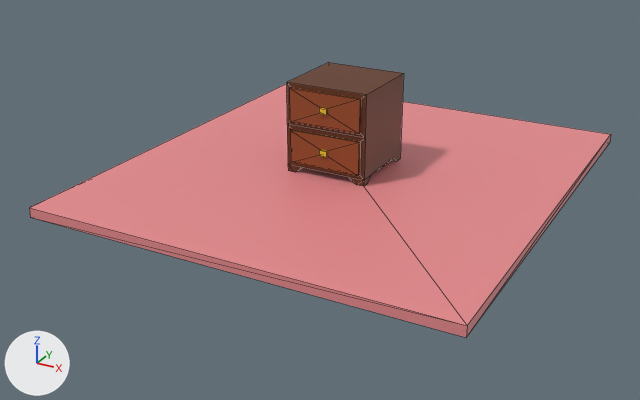
What one commit did to the FBX model src/assets/models/untitled_uv.fbx.
Camera for both pictures: a camera (50 mm lens) standing at (8.42, -17.7, 7.68) and looking at (-0.77, -0.98, -0.68). Every picture has the same lights, and +X, +Y and +Z are marked at lower left. Mesh edges are drawn as thin lines. Where no turn or scale is listed for an object, it has been applied to the vertices.

The older version as bpy lines, for what is in view:
```python
me_drawer = bpy.data.meshes.new('Drawer')
me_drawer.from_pydata(...)  # 76 vertices, 69 faces; spans x -1.65..0.35, y -1.07..1.05, z -0.12..2.03
me_drawer.materials.append(mat_drawer_mat)  # picture img_drawer_mat_base_color_png
me_ground = bpy.data.meshes.new('Ground')
me_ground.from_pydata(...)  # a box spanning x -5.42..4.47, y -5.47..5.36, z -0.35..-0.12
me_ground.materials.append(mat_material_001)  # pink #e78b8e
ob_drawer = bpy.data.objects.new('Drawer', me_drawer)
ob_drawer.location = (0.0, 0.0, 0.0)
ob_ground = bpy.data.objects.new('Ground', me_ground)
ob_ground.location = (0.0, 0.0, 0.0)
```
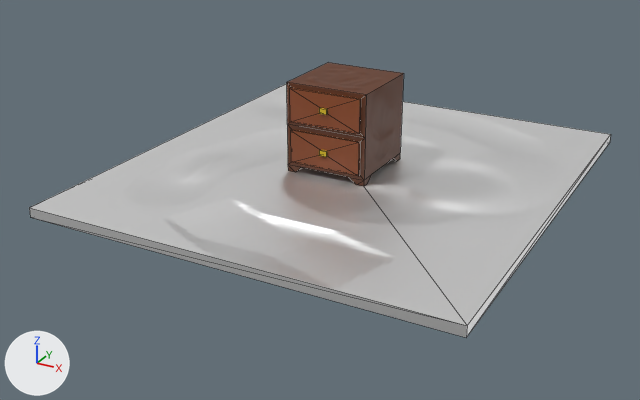
Where the change shows, as pixel boxes (x1, y1, x2, y2) in the pictures (640 x 400 px):
'Ground', recoloured (pink to grey): (29, 84, 611, 337) in both
part 1 of me_drawer, built on: (364, 73, 404, 180) in both

The change, as a list of edits to the scene's bpy script:
```text
Add img_ground_normal_png:
    img_ground_normal_png = load_image('ground_normal.png', 'ground_normal.png', 1024, 1024, 'Non-Color')
Add mat_groundmat:
    mat_groundmat = bpy.data.materials.new('groundMat')
    # colours: white #ffffff
    # uses the picture img_ground_normal_png
Change me_ground:
    where me_ground.from_pydata(...)  # 8 vertices, 12 faces; spans x -5.42..4.47, y -5.47..5.36, z -0.35..-0.12
    remove me_ground.materials.append(mat_material_001)  # pink #e78b8e
    add me_ground.materials.append(mat_groundmat)
Change me_drawer:
    used by ob_drawer; location = (0.0, 0.0, 0.0)
    remove me_drawer.from_pydata(...)  # 76 vertices, 69 faces; spans x -1.65..0.35, y -1.07..1.05, z -0.12..2.03
    add me_drawer.from_pydata(...)  # 78 vertices, 77 faces; spans x -1.65..0.35, y -1.07..1.05, z -0.12..2.03
    me_drawer part 1
    7 faces are deleted
    2 vertices are added at (0.35, 1.05, 0.03), (-1.65, 1.05, 0.03)
    15 new faces join them
```
